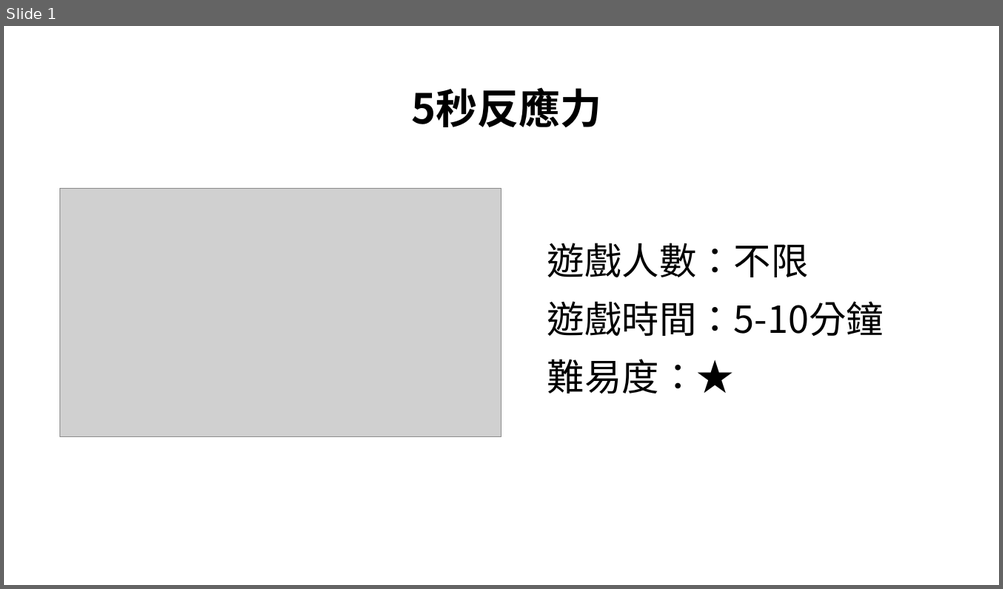
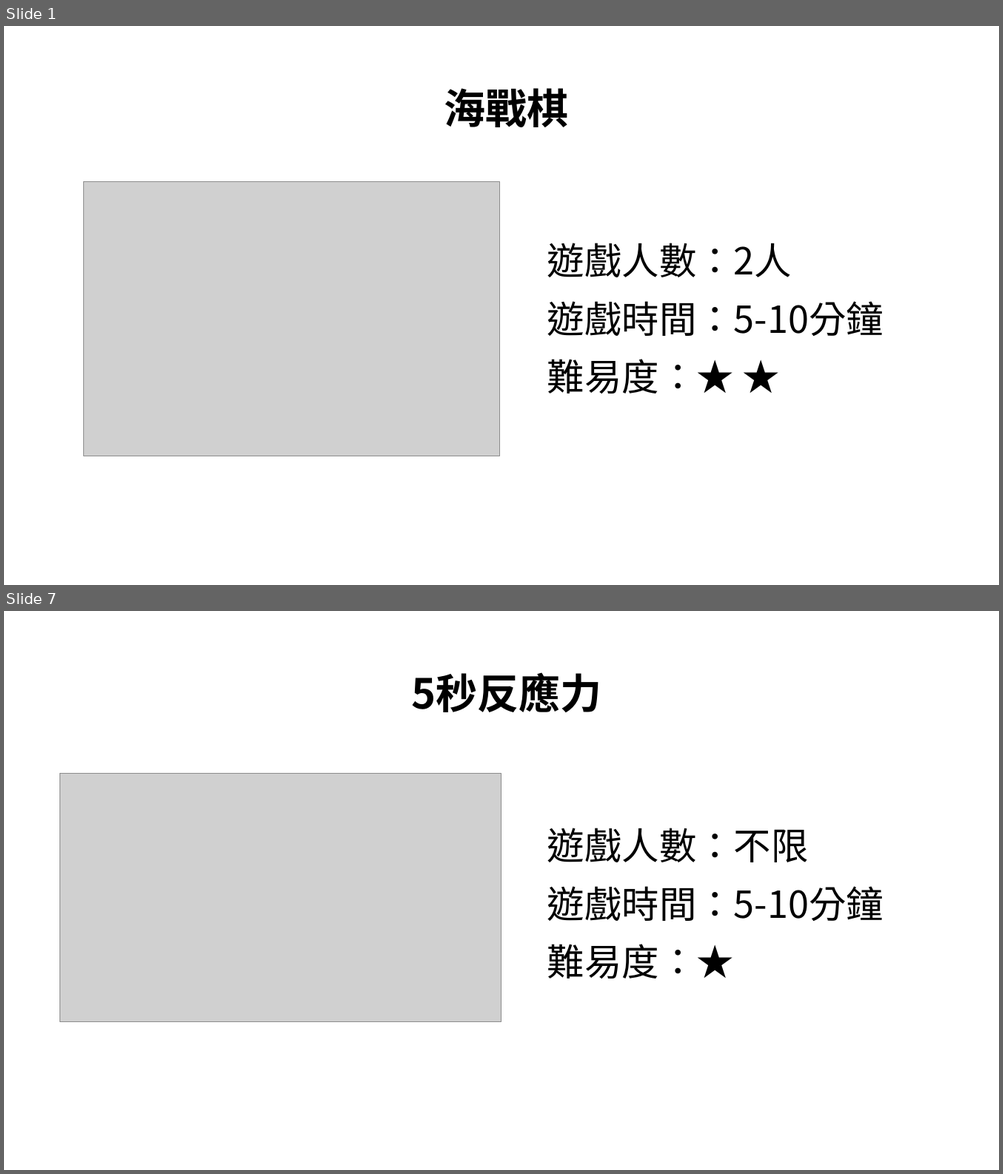
Before and after one commit to tidaohuang/react-game, a slide deck: tutorial.pptx. Shown one above the other, each under a label of ours: slide 1 before the commit, slides 1 and 7 after it; the slides between them are not shown. The pictures are 1003x589 and 1003x1174 pixels, drawn with LibreOffice and Linux fonts; fonts in the diff are those of the drawing; grey boxes stand for pictures. Boxes give left, top, right and bottom in pixels: in the first picture for what was removed or moved away, otherwise in the second. Text is boxed around its words. In the diff, an @@ line names an element or a change of style, - is before the commit and + after.

```diff
--- a/tutorial.pptx
+++ b/tutorial.pptx
@@ slide 1 added at bbox=[4, 26, 999, 585], background #FFFFFF @@
@@ text added at bbox=[444, 88, 569, 127], 40 pt, text #000000, bold @@
+海戰棋
@@ picture added at bbox=[83, 182, 499, 456] @@
@@ text added at bbox=[547, 243, 883, 394], 36 pt, text #000000 @@
+遊戲人數：2人
+遊戲時間：5-10分鐘
+難易度：★ ★
@@ what was slide 1 is now slide 7 @@
```
Also in this commit, not shown: 5 other slides added, 11 other files.
